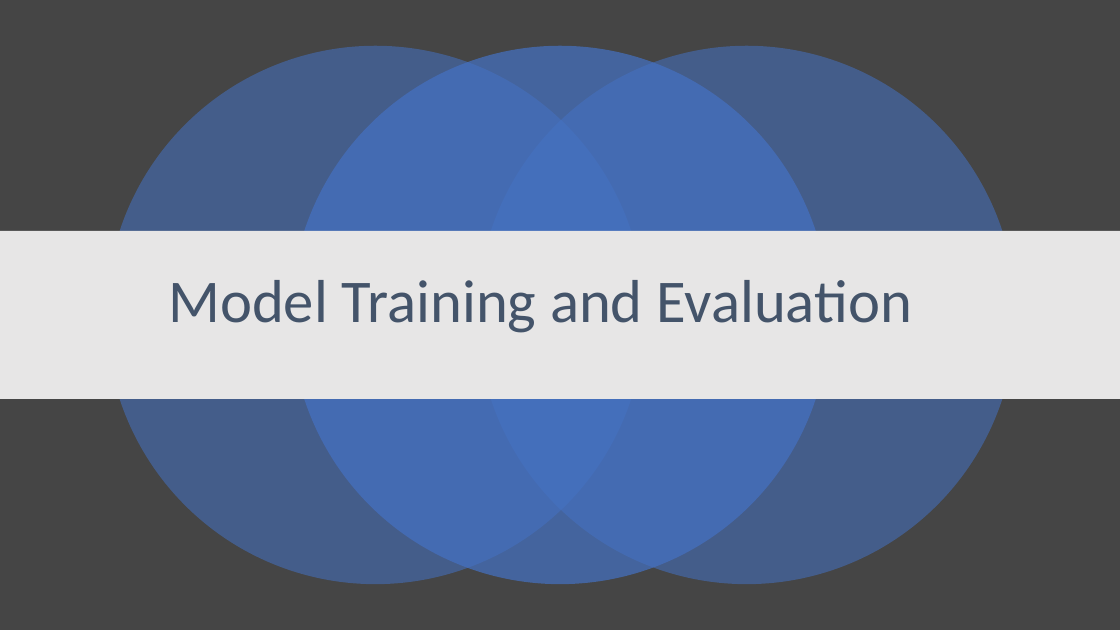
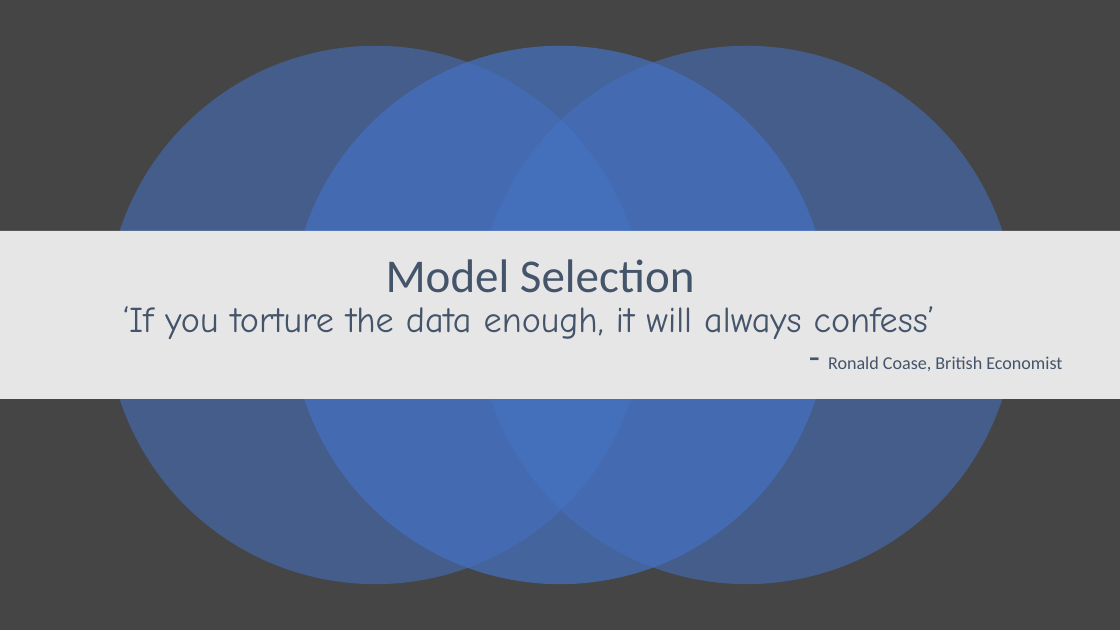
Before and after one commit to manasagodkhindi/AmesHousingPrediction, a slide deck: slide 22 of HousingPricesPresentations.pptx (slide 23 before the commit). Drawn at 1120x630 pixels with LibreOffice and Linux fonts; fonts in the diff are those of the drawing. Boxes give left, top, right and bottom in pixels: in the first picture for what was removed or moved away, otherwise in the second. Text is boxed around its words. In the diff, an @@ line names an element or a change of style, - is before the commit and + after.

```diff
--- a/HousingPricesPresentations.pptx
+++ b/HousingPricesPresentations.pptx
@@ text at box(122, 259, 1062, 371): text changed; size 52 to 31 pt; font Calibri to Comic Neue @@
-Model Training and Evaluation
+Model Selection
+‘If you torture the data enough, it will always confess’
+- Ronald Coase, British Economist
```
Also in this commit, not shown: 19 other slides changed, 2 slides added, 2 slides removed.
